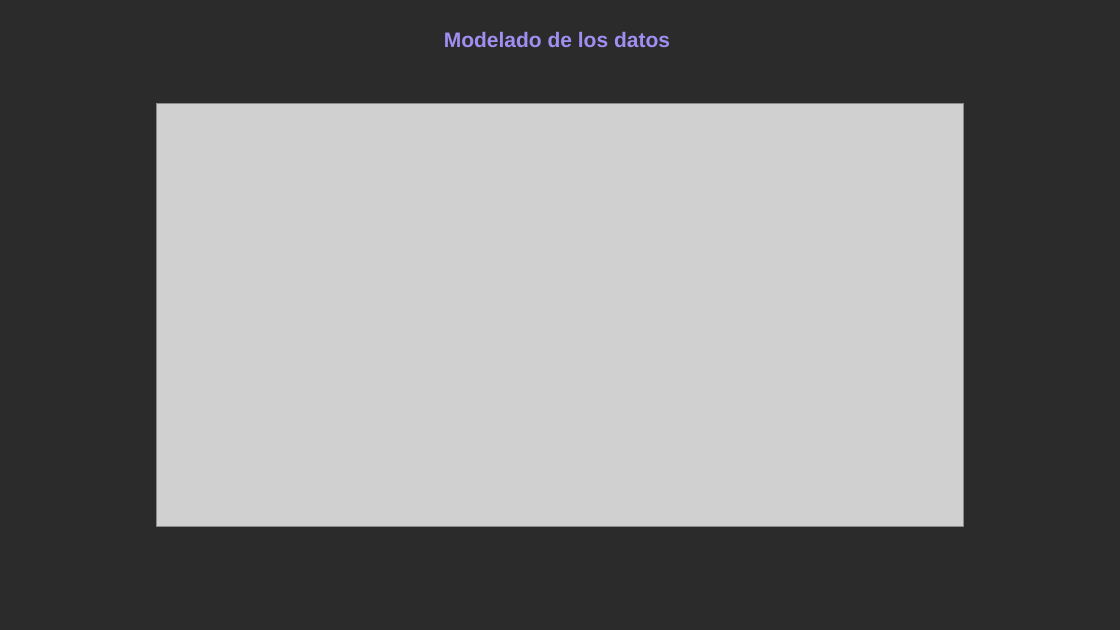
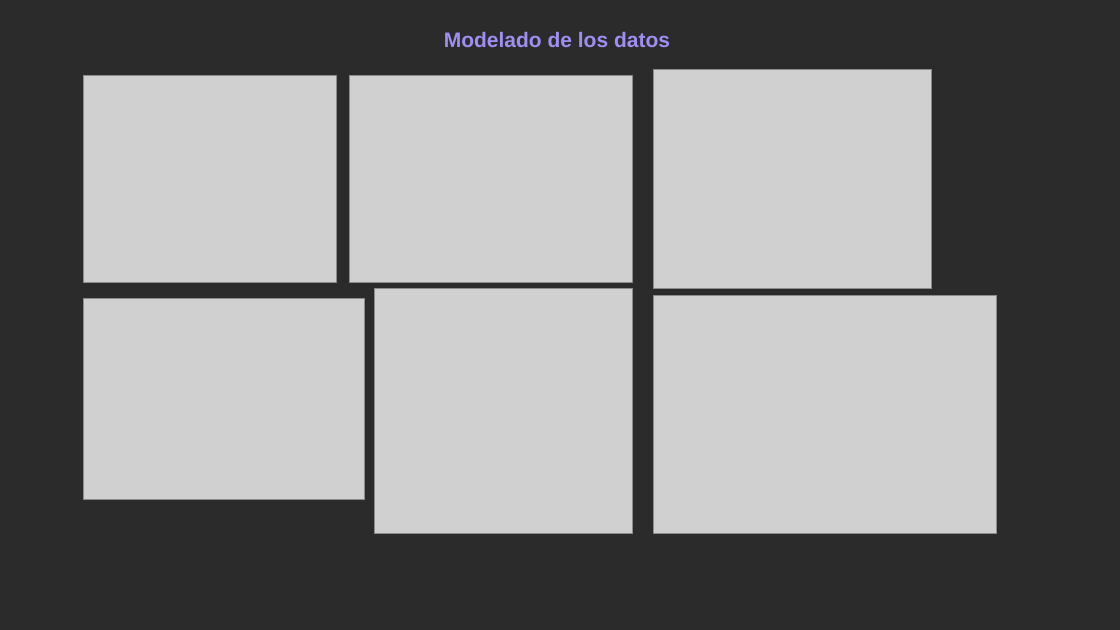
Before and after one commit to Musiconauta24/Proyecto_Curso_IA, a slide deck: slide 8 of Docuemtos_base/proyecto final.pptx. Drawn at 1120x630 pixels with LibreOffice and Linux fonts; fonts in the diff are those of the drawing; grey boxes stand for pictures; background and template pictures are left out; a plain dark background stands for a picture behind light text. Boxes give left, top, right and bottom in pixels: in the first picture for what was removed or moved away, otherwise in the second. Text is boxed around its words. In the diff, an @@ line names an element or a change of style, - is before the commit and + after.

```diff
--- a/Docuemtos_base/proyecto final.pptx
+++ b/Docuemtos_base/proyecto final.pptx
@@ picture added at (x1=84, y1=76, x2=337, y2=282) @@
@@ picture added at (x1=350, y1=76, x2=633, y2=282) @@
@@ picture added at (x1=654, y1=70, x2=932, y2=288) @@
@@ picture removed at (x1=156, y1=103, x2=964, y2=526) @@
@@ picture added at (x1=84, y1=299, x2=365, y2=500) @@
@@ picture added at (x1=375, y1=288, x2=633, y2=533) @@
@@ picture added at (x1=654, y1=295, x2=997, y2=533) @@
```
Also in this commit, not shown: 3 other slides changed, 6 slides added, 5 slides removed, 11 other files.
